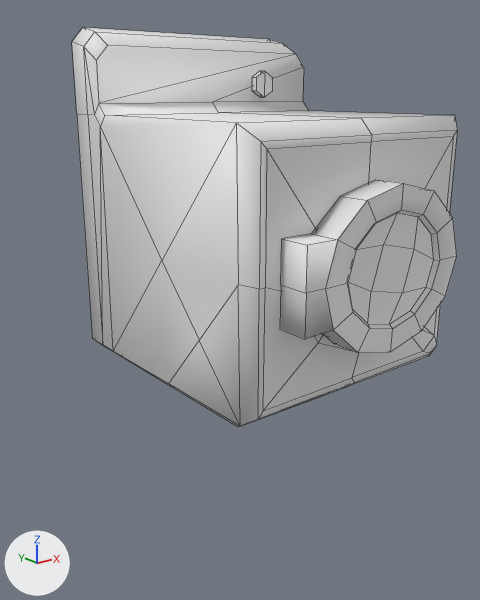
What one commit did to the FBX model Assets/Animations/Animations/laudry_mashine.fbx.
The view is the same before and after, from a 50 mm camera at (-1.049, -1.183, 0.642) aimed at (-0.035, 0.083, 0.135). The lights are fixed; the arrows at lower left show +X, +Y and +Z. The first picture is the older version. Both versions are drawn at frame 1 of the action 'SM_WASHING_MASHINE|SM_WASHING_MASHINE|SM_WASHING_MASHINE|Octopussss.001Action'; the numbers are the values there. Mesh edges are drawn as thin lines.

Script lines for the objects in view, before the commit:
```python
me_circle_001 = bpy.data.meshes.new('Circle.001')
me_circle_001.from_pydata(...)  # 185 vertices, 184 faces; spans x -41.9..42.0, y -0.1..103.4, z -47.1..46.7
ob_sm_washing_mashine = bpy.data.objects.new('SM_WASHING_MASHINE', me_circle_001)
ob_sm_washing_mashine.location = (0.0, 0.0, 0.0)
ob_sm_washing_mashine.rotation_euler = (1.571, 0.0, 0.0)  # degrees (90, 0, 0)
ob_sm_washing_mashine.scale = (0.0076, 0.0076, 0.0076)
```
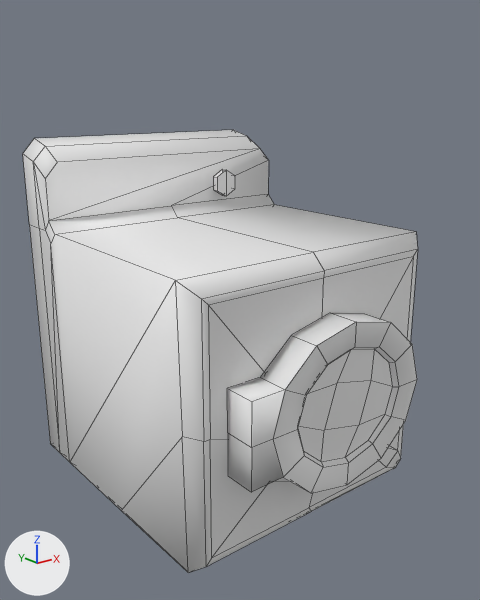
The edits, one by one:
me_circle_001 is used by ob_sm_washing_mashine; location (0.0, 0.0, 0.0); rotation (1.571, 0.0, 0.0), in degrees (90, 0, 0); scale (0.0076, 0.0076, 0.0076).
me_circle_001 had 185 vertices, 184 faces and spanned x -41.9..42.0, y -0.1..103.4, z -47.1..46.7.
me_circle_001 now has 181 vertices, 178 faces and spans x -38.5..34.7, y -37.8..52.5, z -55.1..26.9.
me_circle_001 part 1: the loose piece of 74 vertices spanning x -30.6..30.5, y 15.2..61.9, z 37.6..46.7 is scaled about its middle by 0.874, then moved by (-2.0, -42.7, -19.2).
me_circle_001 part 2: a new loose piece, a 6-sided cylinder along z spanning x 13.1..19.8, y 34.4..42.2, z -41.8..-39.8.
me_circle_001 part 3: a new loose piece of 95 vertices spanning x -38.5..34.7, y -37.8..52.5, z -55.1..19.3.
me_circle_001 part 4: the loose piece of 12 vertices spanning x 17.4..25.0, y 82.6..91.5, z -32.0..-29.6 is deleted.
Part 5, on me_circle_001:
99 vertices are removed from x -41.9..42.0, y -0.1..103.4, z -47.1..38.0.
102 faces are deleted.
Object 'SM_WASHING_MASHINE' (ob_sm_washing_mashine) is rescaled from (0.0076, 0.0076, 0.0076) to (0.01, 0.01, 0.01).

What differs and where, as boxes (x1, y1, x2, y2) in the pictures (480 x 600 px; the box of a moved part takes in the faces that stretch with it):
'SM_WASHING_MASHINE', reshaped, rescaled (11% taller): before (72, 27, 457, 427); after (23, 130, 418, 573)
part 1 of me_circle_001, moved or reshaped: before (281, 180, 456, 353); after (228, 313, 417, 493)
part 2 of me_circle_001, added: after (213, 169, 235, 196)
part 3 of me_circle_001, added: after (23, 130, 418, 573)
part 4 of me_circle_001, deleted: before (252, 71, 273, 97)
part 5 of me_circle_001, deleted: before (72, 27, 457, 427)
